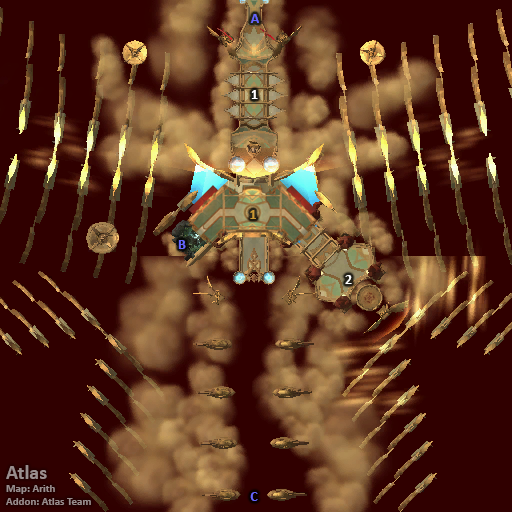
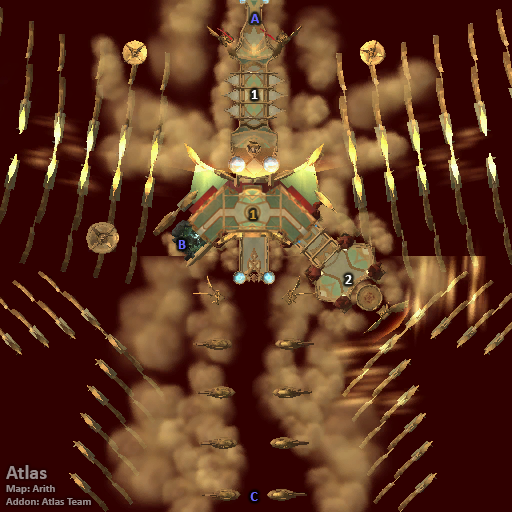
Before/after of a w=512, h=512 layered artwork. What changed in the layer stack:
added layer "Layer 8" above "Layer 6" over [151, 160, 340, 236]
hid "Layer 6" over [151, 160, 340, 236]
